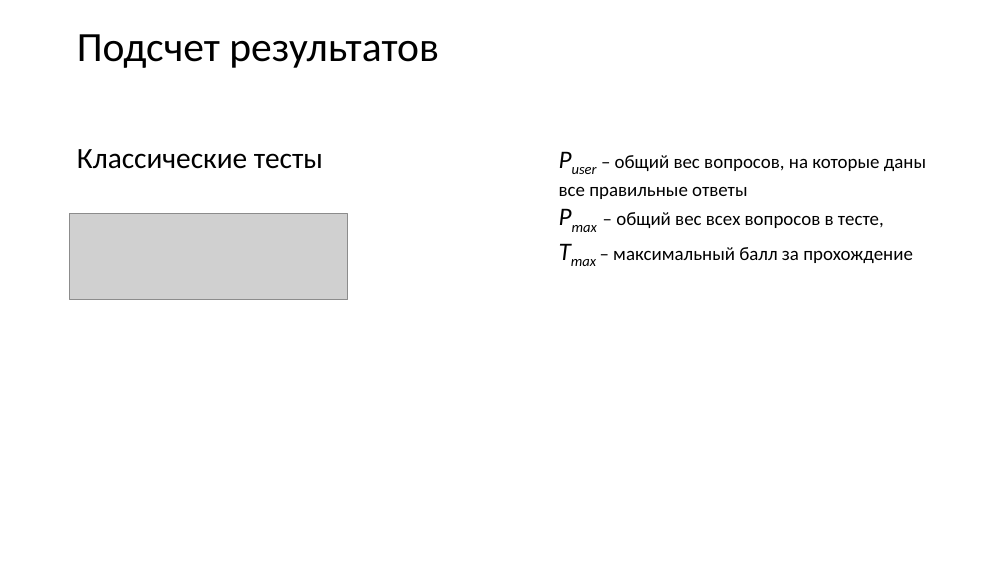
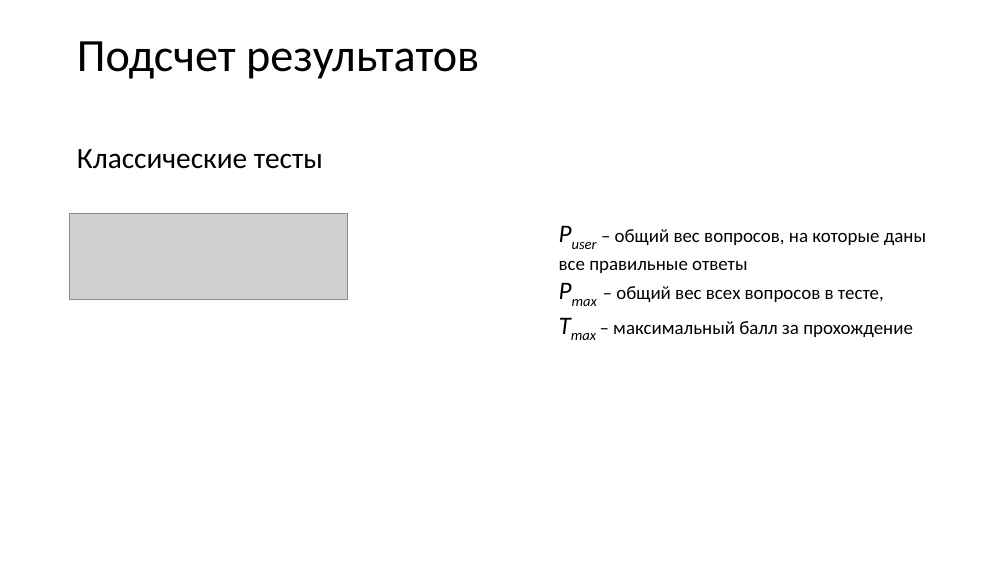
Before and after one commit to Art-Fedorov/diplom.local, a slide deck: slide 4 of Диплом/ДИПЛОМ.pptx. Drawn at 1008x567 pixels with LibreOffice and Linux fonts; fonts in the diff are those of the drawing; grey boxes stand for pictures. Boxes give left, top, right and bottom in pixels: in the first picture for what was removed or moved away, otherwise in the second. Text is boxed around its words. In the diff, an @@ line names an element or a change of style, - is before the commit and + after.

```diff
--- a/Диплом/ДИПЛОМ.pptx
+++ b/Диплом/ДИПЛОМ.pptx
@@ text "Подсчет результатов" at (x1=77, y1=41, x2=479, y2=79): size 39.6 to 44 pt @@
@@ text "Puser – общий вес вопросов, ..." moved from (x1=559, y1=155, x2=926, y2=263) to (x1=559, y1=229, x2=926, y2=337) @@
```
Also in this commit, not shown: 3 other slides changed, 8 slides added, 6 slides removed, 3 other files.
